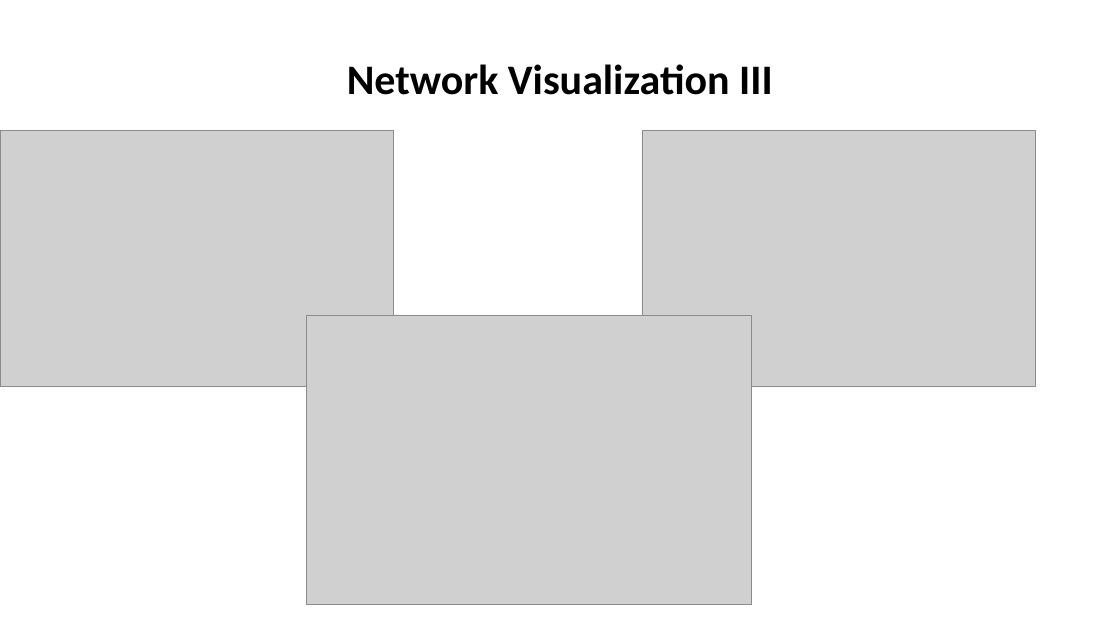
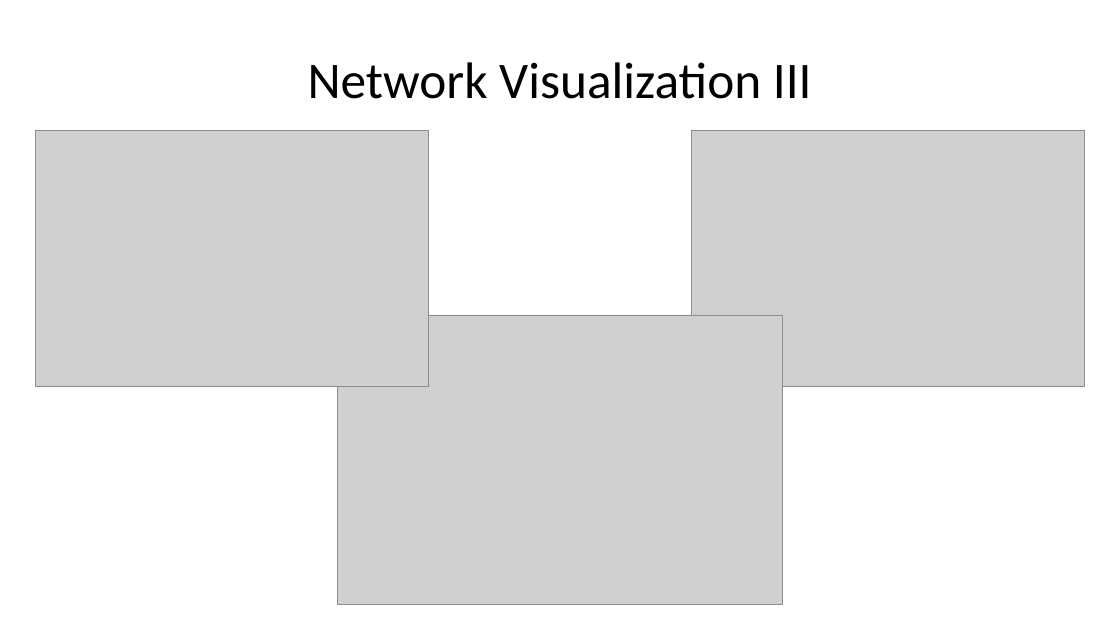
Before and after one commit to cristi-an-pop/graphs, a slide deck: slide 6 of NetworkScience_Presentation.pptx (slide 12 before the commit). Drawn at 1120x630 pixels with LibreOffice and Linux fonts; fonts in the diff are those of the drawing; grey boxes stand for pictures. Boxes give left, top, right and bottom in pixels: in the first picture for what was removed or moved away, otherwise in the second. Text is boxed around its words. In the diff, an @@ line names an element or a change of style, - is before the commit and + after.

```diff
--- a/NetworkScience_Presentation.pptx
+++ b/NetworkScience_Presentation.pptx
@@ title "Network Visualization III" at (308, 62, 812, 99): size 36 to 44 pt, bold off @@
@@ picture: place and size @@
-picture at (0, 130, 393, 386)
+picture at (35, 130, 429, 386)
@@ picture: place and size @@
-picture at (642, 130, 1035, 386)
+picture at (691, 130, 1085, 386)
@@ picture: place and size @@
-picture at (307, 315, 752, 605)
+picture at (338, 315, 783, 605)
```
Also in this commit, not shown: 7 other slides changed, 1 slide added, 6 slides removed.
